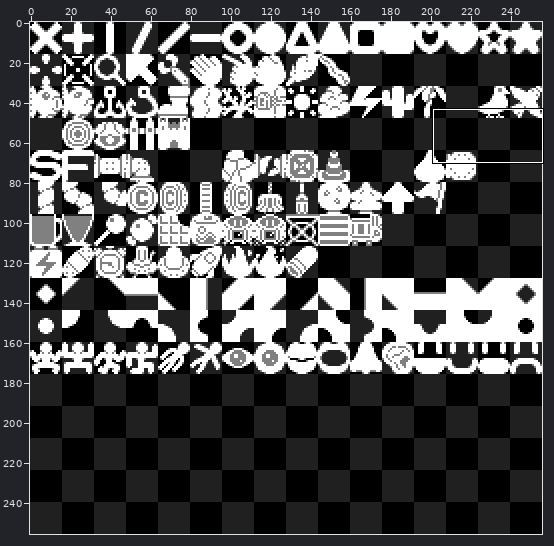
Two versions of one pixel-art file, framework/glyphs.ase. The first picture is a wide view before the edit; the outline marks the close-up.
Close-up. The starting point:
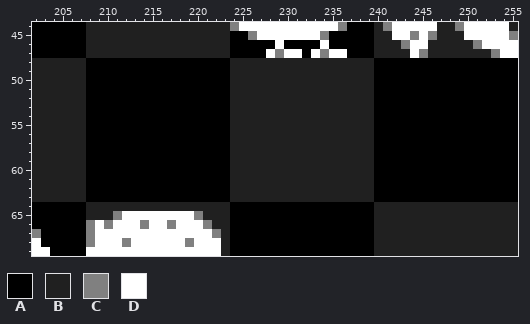
256x256 pixels, 1 frame. Shown: x 202..255, y 44..69.
Visible layers, top first: "main", "edit_bg".
Palette (. is transparent): A #000000  B #202020  C #808080  D #ffffff
Pixels before, first column x 202:
44 AAAAAABBBBBBBBBBBBBBBBCDDDDDDDDDDDCAAABCDDDDDBBCDDDDDB
45 AAAAAABBBBBBBBBBBBBBBBAACDDDDDDDCAAAAABBDDCDCBBBDDDDDC
46 AAAAAABBBBBBBBBBBBBBBBAAAAADAAAADAAAAABBBCDDBBBBBCDDDD
47 AAAAAABBBBBBBBBBBBBBBBAAAADCDDADCDDAAABBBBDCBBBBBBBCDD
48 BBBBBBAAAAAAAAAAAAAAAABBBBBBBBBBBBBBBBAAAAAAAAAAAAAAAA
49 BBBBBBAAAAAAAAAAAAAAAABBBBBBBBBBBBBBBBAAAAAAAAAAAAAAAA
50 BBBBBBAAAAAAAAAAAAAAAABBBBBBBBBBBBBBBBAAAAAAAAAAAAAAAA
51 BBBBBBAAAAAAAAAAAAAAAABBBBBBBBBBBBBBBBAAAAAAAAAAAAAAAA
52 BBBBBBAAAAAAAAAAAAAAAABBBBBBBBBBBBBBBBAAAAAAAAAAAAAAAA
53 BBBBBBAAAAAAAAAAAAAAAABBBBBBBBBBBBBBBBAAAAAAAAAAAAAAAA
54 BBBBBBAAAAAAAAAAAAAAAABBBBBBBBBBBBBBBBAAAAAAAAAAAAAAAA
55 BBBBBBAAAAAAAAAAAAAAAABBBBBBBBBBBBBBBBAAAAAAAAAAAAAAAA
56 BBBBBBAAAAAAAAAAAAAAAABBBBBBBBBBBBBBBBAAAAAAAAAAAAAAAA
57 BBBBBBAAAAAAAAAAAAAAAABBBBBBBBBBBBBBBBAAAAAAAAAAAAAAAA
58 BBBBBBAAAAAAAAAAAAAAAABBBBBBBBBBBBBBBBAAAAAAAAAAAAAAAA
59 BBBBBBAAAAAAAAAAAAAAAABBBBBBBBBBBBBBBBAAAAAAAAAAAAAAAA
60 BBBBBBAAAAAAAAAAAAAAAABBBBBBBBBBBBBBBBAAAAAAAAAAAAAAAA
61 BBBBBBAAAAAAAAAAAAAAAABBBBBBBBBBBBBBBBAAAAAAAAAAAAAAAA
62 BBBBBBAAAAAAAAAAAAAAAABBBBBBBBBBBBBBBBAAAAAAAAAAAAAAAA
63 BBBBBBAAAAAAAAAAAAAAAABBBBBBBBBBBBBBBBAAAAAAAAAAAAAAAA
64 AAAAAABBBBBBBBBBBBBBBBAAAAAAAAAAAAAAAABBBBBBBBBBBBBBBB
65 AAAAAABBBCDDDDDDDDCBBBAAAAAAAAAAAAAAAABBBBBBBBBBBBBBBB
66 AAAAAACDCDDDCDDCDDDCBBAAAAAAAAAAAAAAAABBBBBBBBBBBBBBBB
67 CAAAAACDDDDDDDDDDDDDCBAAAAAAAAAAAAAAAABBBBBBBBBBBBBBBB
68 DAAAAACDDDCDDDDDDCDDDBAAAAAAAAAAAAAAAABBBBBBBBBBBBBBBB
69 DDAAAADDDDDDDDDDDDDDDBAAAAAAAAAAAAAAAABBBBBBBBBBBBBBBB
The result:
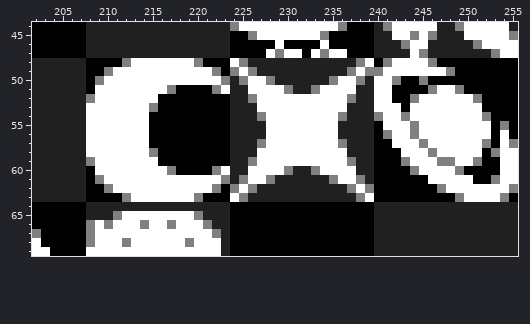
From the commit log: Added moon and stars glyphs
The exact change:
Layer "main":
y 48: x 212..220 AAAAAAAAA -> CDDDDDDDC; x 224..225 BB -> DC; x 238..239 BB -> CD; x 241..246 AAAAAA -> CDDDDC
y 49: x 210..222 AAAAAAAAAAAAA -> CDDDDDDDDDDDC; x 224..226 BBB -> CDC; x 237..248 BBBAAAAAAAAA -> CDCCDDDDDDDC
y 50: x 209..223 AAAAAAAAAAAAAAA -> CDDDDDDDDDDDDDC; x 225..228 BBBB -> CDDC; x 235..238 BBBB -> CDDC; x 240..242 AAA -> DDC; x 245 A -> C
y 51: x 209..217 AAAAAAAAA -> DDDDDDDDC; x 222..223 AA -> CD; x 226..230 BBBBB -> DDDDC; x 233..237 BBBBB -> CDDDD; x 240..241 AA -> DD; x 246..249 AAAA -> CDDC
y 52: x 208..215 AAAAAAAA -> CDDDDDDD; x 226..237 BBBBBBBBBBBB -> CDDDDDDDDDDC; x 240..241 AA -> DD; x 244..251 AAAAAAAA -> CDDDDDDC
y 53: x 208..215 AAAAAAAA -> DDDDDDDC; x 227..236 BBBBBBBBBB -> DDDDDDDDDD; x 240..242 AAA -> DDD; x 244..251 AAAAAAAA -> DDDDDDDD
y 54: x 208..214 AAAAAAA -> DDDDDDD; x 227..236 BBBBBBBBBB -> CDDDDDDDDC; x 240..252 AAAAAAAAAAAAA -> CDDCDDDDDDDDC
y 55: x 208..214 AAAAAAA -> DDDDDDD; x 228..235 BBBBBBBB -> DDDDDDDD; x 241..252 AAAAAAAAAAAA -> DDDCDDDDDDDD; x 254 A -> C
y 56: x 208..214 AAAAAAA -> DDDDDDD; x 228..235 BBBBBBBB -> DDDDDDDD; x 241..252 AAAAAAAAAAAA -> CDDCDDDDDDDD; x 254 A -> D
y 57: x 208..214 AAAAAAA -> DDDDDDD; x 227..236 BBBBBBBBBB -> CDDDDDDDDC; x 242..252 AAAAAAAAAAA -> DDDCDDDDDDC; x 254..255 AA -> DC
y 58: x 208..215 AAAAAAAA -> DDDDDDDC; x 227..236 BBBBBBBBBB -> DDDDDDDDDD; x 243..251 AAAAAAAAA -> DDDCDDDDD; x 253..255 AAA -> CDD
y 59: x 208..215 AAAAAAAA -> CDDDDDDD; x 226..237 BBBBBBBBBBBB -> CDDDDDDDDDDC; x 243..251 AAAAAAAAA -> CDDDCCDDC; x 254..255 AA -> DD
y 60: x 209..217 AAAAAAAAA -> DDDDDDDDC; x 222..223 AA -> CD; x 226..230 BBBBB -> DDDDC; x 233..237 BBBBB -> CDDDD; x 244..249 AAAAAA -> CDDDDC; x 254..255 AA -> DD
y 61: x 209..223 AAAAAAAAAAAAAAA -> CDDDDDDDDDDDDDC; x 225..228 BBBB -> CDDC; x 235..238 BBBB -> CDDC; x 246..250 AAAAA -> DDDDD; x 253..255 AAA -> CDD
y 62: x 210..222 AAAAAAAAAAAAA -> CDDDDDDDDDDDC; x 224..226 BBB -> CDC; x 237..239 BBB -> CDC; x 247..255 AAAAAAAAA -> CDDDDDDDC
y 63: x 212..220 AAAAAAAAA -> CDDDDDDDC; x 224..225 BB -> DC; x 238..239 BB -> CD; x 249..254 AAAAAA -> CDDDDC
Where, in picture pixels (left, top, right, bottom), the same in both close-ups:
changed: (86, 58, 518, 202)
